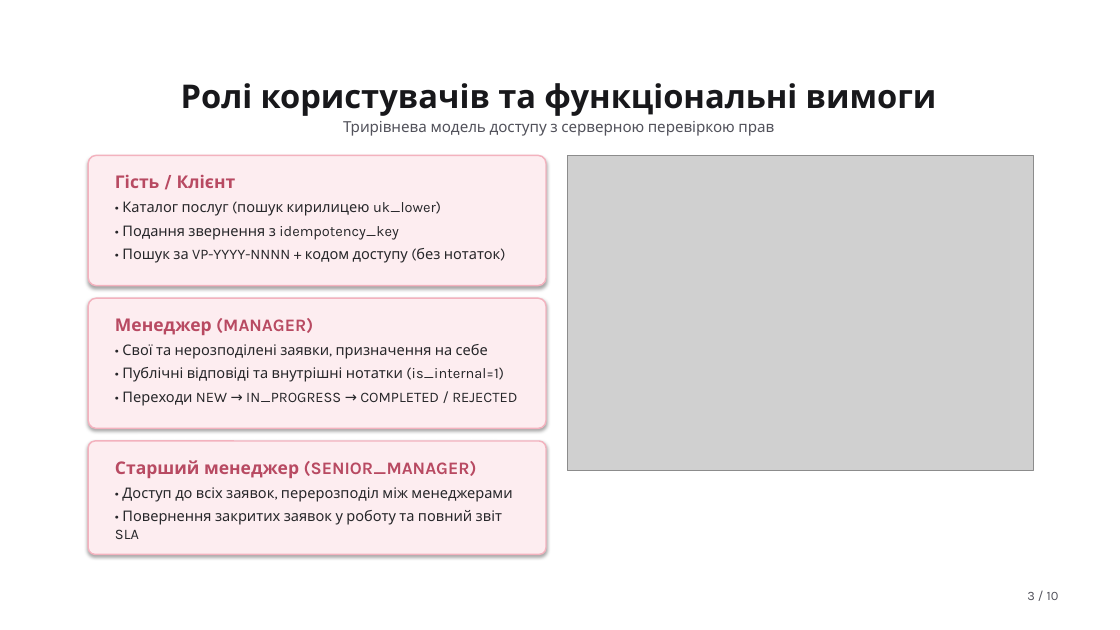
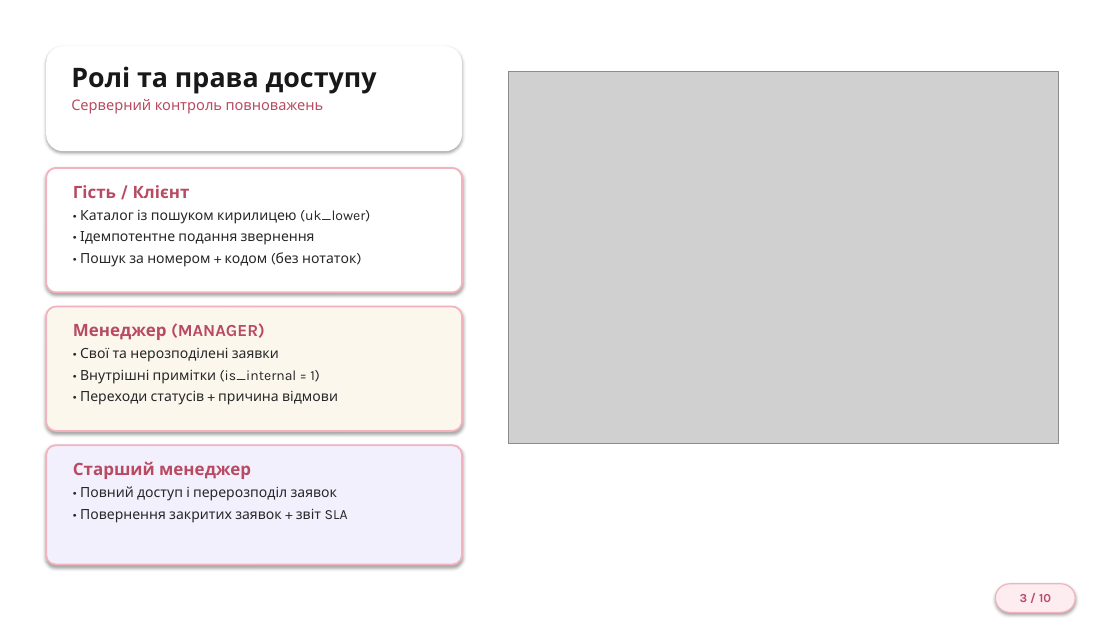
Before and after one commit to Zhyhan245/voltapro-service-inquiries, a slide deck: slide 3 of docs/Презентація_Жиган_Д_О_АІ-245.pptx. Drawn at 1120x630 pixels with LibreOffice and Linux fonts; fonts in the diff are those of the drawing; grey boxes stand for pictures; background and template pictures are left out. Boxes give left, top, right and bottom in pixels: in the first picture for what was removed or moved away, otherwise in the second. Text is boxed around its words. In the diff, an @@ line names an element or a change of style, - is before the commit and + after.

```diff
--- a/docs/Презентація_Жиган_Д_О_АІ-245.pptx
+++ b/docs/Презентація_Жиган_Д_О_АІ-245.pptx
@@ rounded rectangle added at [46,46,462,151], fill #FFFFFF @@
@@ text added at [71,66,377,114], 12.5 pt, text #B84A62 @@
+Ролі та права доступу
+Серверний контроль повноважень
@@ text removed at [181,83,937,136] @@
-Ролі користувачів та функціональні вимоги
-Трирівнева модель доступу з серверною перевіркою прав
@@ picture: place and size @@
-picture at [567,155,1033,471]
+picture at [508,71,1059,444]
@@ rounded rectangle: place and size @@
-rounded rectangle at [88,155,546,286]
+rounded rectangle at [46,168,462,292]
@@ rounded rectangle at [46,168,462,292]: fill #FDEDF0 to #FFFFFF; outline #F3B2BE 1.25 pt to #F3B2BE 1.5 pt; proportions changed @@
@@ text "Гість / Клієнт": place and size @@
-text "Гість / Клієнт" at [115,175,500,263]
+text "Гість / Клієнт" at [73,185,370,267]
@@ text at [73,185,190,198]: size 15 to 14.5 pt in "Гість / Клієнт" @@
@@ text at [80,210,370,267]: text changed; size 12.5 to 12 pt @@
-• Каталог послуг (пошук кирилицею uk_lower)
-• Подання звернення з idempotency_key
-• Пошук за VP-YYYY-NNNN + кодом доступу (без нотаток)
+• Каталог із пошуком кирилицею (uk_lower)
+• Ідемпотентне подання звернення
+• Пошук за номером + кодом (без нотаток)
@@ rounded rectangle: place and size @@
-rounded rectangle at [88,298,546,429]
+rounded rectangle at [46,307,462,431]
@@ rounded rectangle at [46,307,462,431]: fill #FDEDF0 to #FCF7EC; outline #F3B2BE 1.25 pt to #F3B2BE 1.5 pt; proportions changed @@
@@ text "Менеджер (MANAGER)": place and size @@
-text "Менеджер (MANAGER)" at [115,318,517,406]
+text "Менеджер (MANAGER)" at [73,323,338,405]
@@ text at [73,323,265,340]: size 15 to 14.5 pt in "Менеджер (MANAGER)" @@
@@ text at [80,347,338,405]: text changed; size 12.5 to 12 pt @@
-• Свої та нерозподілені заявки, призначення на себе
-• Публічні відповіді та внутрішні нотатки (is_internal=1)
-• Переходи NEW → IN_PROGRESS → COMPLETED / REJECTED
+• Свої та нерозподілені заявки
+• Внутрішні примітки (is_internal = 1)
+• Переходи статусів + причина відмови
@@ rounded rectangle: place and size @@
-rounded rectangle at [88,441,546,555]
+rounded rectangle at [46,445,462,565]
@@ rounded rectangle at [46,445,462,565]: fill #FDEDF0 to #F3F0FD; outline #F3B2BE 1.25 pt to #F3B2BE 1.5 pt; proportions changed @@
@@ text at [73,462,348,523]: text changed; size 12.5 to 12 pt @@
-Старший менеджер (SENIOR_MANAGER)
-• Доступ до всіх заявок, перерозподіл між менеджерами
-• Повернення закритих заявок у роботу та повний звіт SLA
+Старший менеджер
+• Повний доступ і перерозподіл заявок
+• Повернення закритих заявок + звіт SLA
@@ rounded rectangle "3 / 10": place and size @@
-rounded rectangle "3 / 10" at [1027,592,1059,600]
+rounded rectangle "3 / 10" at [996,584,1075,613]
@@ rounded rectangle "3 / 10" at [996,584,1075,613]: size 11 to 10.5 pt, text colour #52525B to #B84A62, bold on; alignment right to centre; vertical alignment top to middle; fill none to #FDEDF0; outline none to #F3B2BE 1 pt; shadow on @@
```
Also in this commit, not shown: 8 other slides changed, 1 slide added, 1 slide removed.
